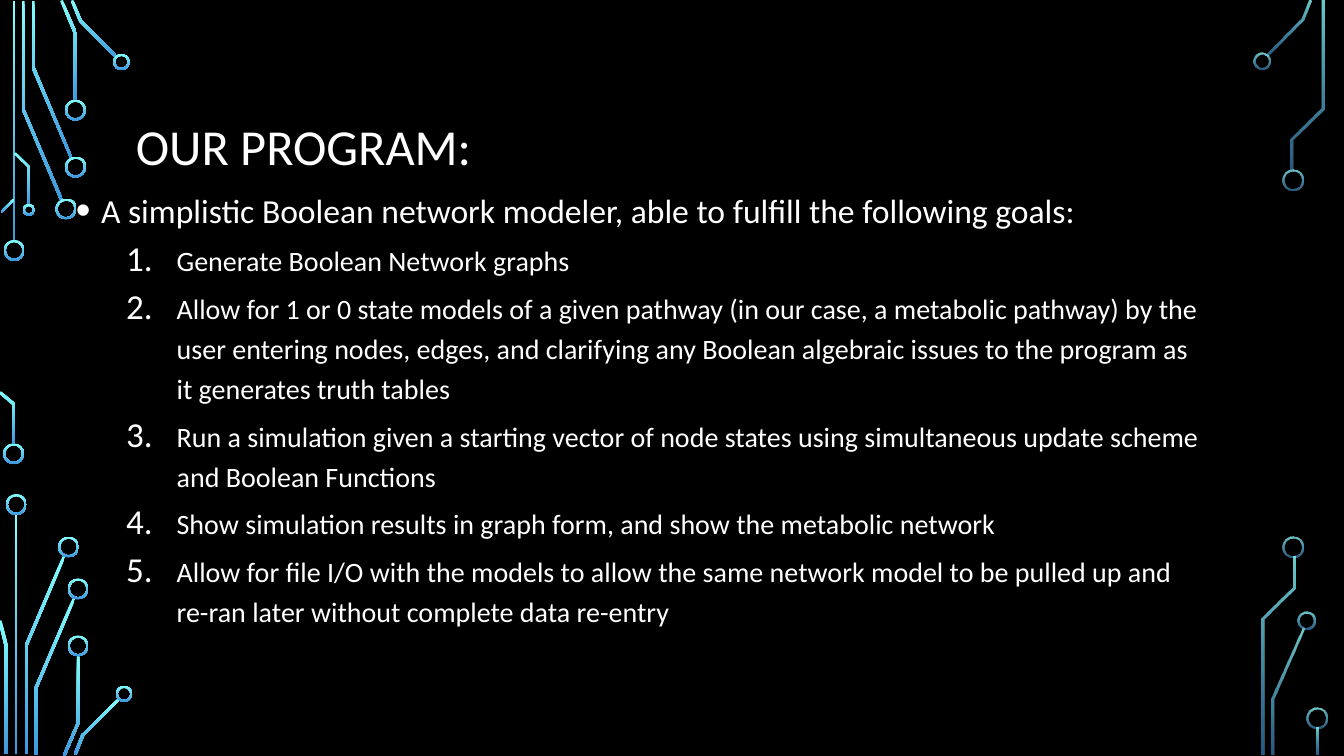
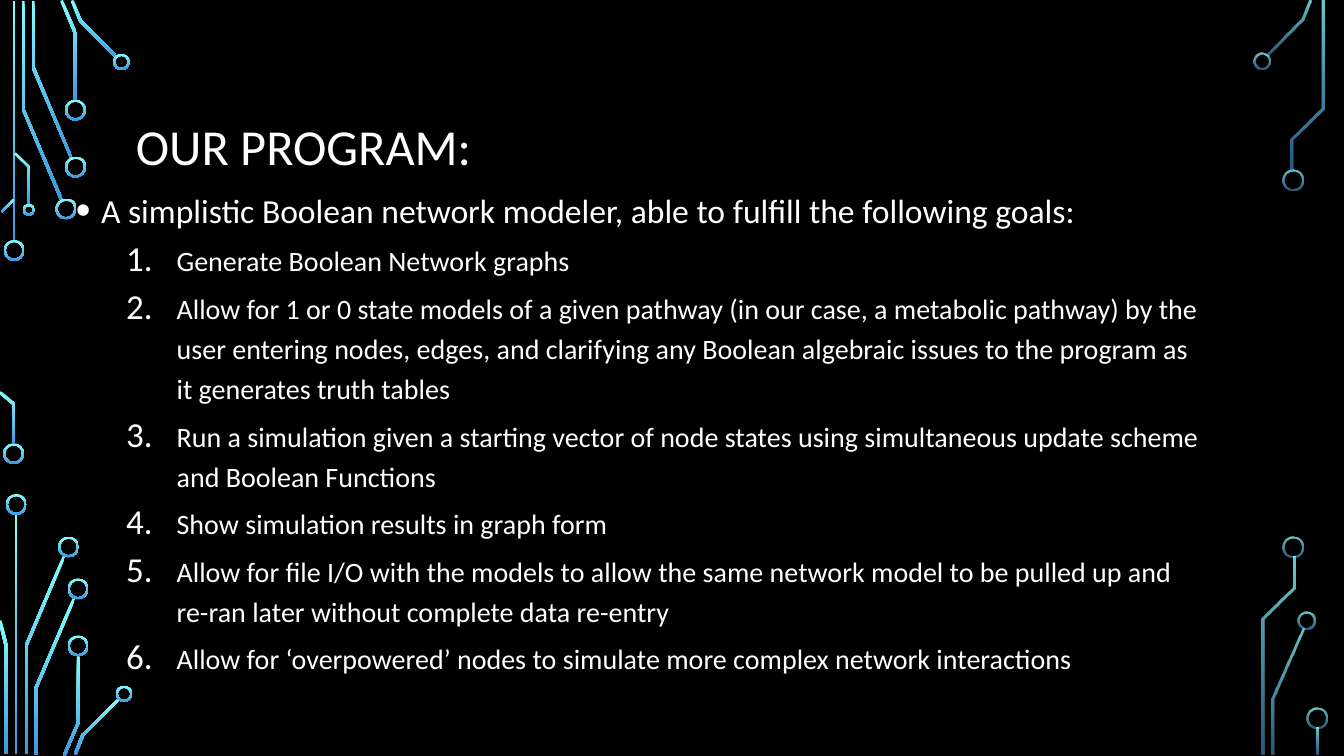
Before and after one commit to saleisha57/Bioinformatics_Final, a slide deck: slide 8 of Aleisha PowerPoint Edit.pptx (slide 9 before the commit). Drawn at 1344x756 pixels with LibreOffice and Linux fonts; fonts in the diff are those of the drawing; background and template pictures are left out. Boxes give left, top, right and bottom in pixels: in the first picture for what was removed or moved away, otherwise in the second. Text is boxed around its words. In the diff, an @@ line names an element or a change of style, - is before the commit and + after.

Commit message:
Add files via upload
Uploading my edits for the PowerPoint. I'll show you when we do our run through before our final today.

```diff
--- a/Aleisha PowerPoint Edit.pptx
+++ b/Aleisha PowerPoint Edit.pptx
@@ text at bbox=[177, 514, 607, 539]: text changed @@
-  4. Show simulation results in graph form, and show the metabolic network
+  4. Show simulation results in graph form
@@ text at bbox=[177, 649, 1071, 674]: paragraph added @@
+  6. Allow for ‘overpowered’ nodes to simulate more complex network interactions
```
Also in this commit, not shown: 8 other slides changed, 13 slides added, 4 slides removed, 1 other file.
